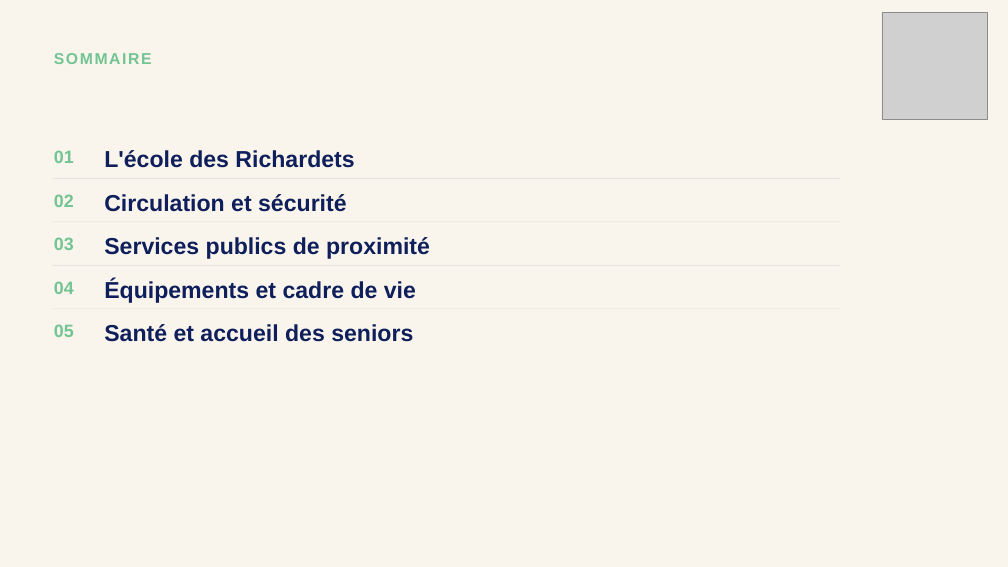
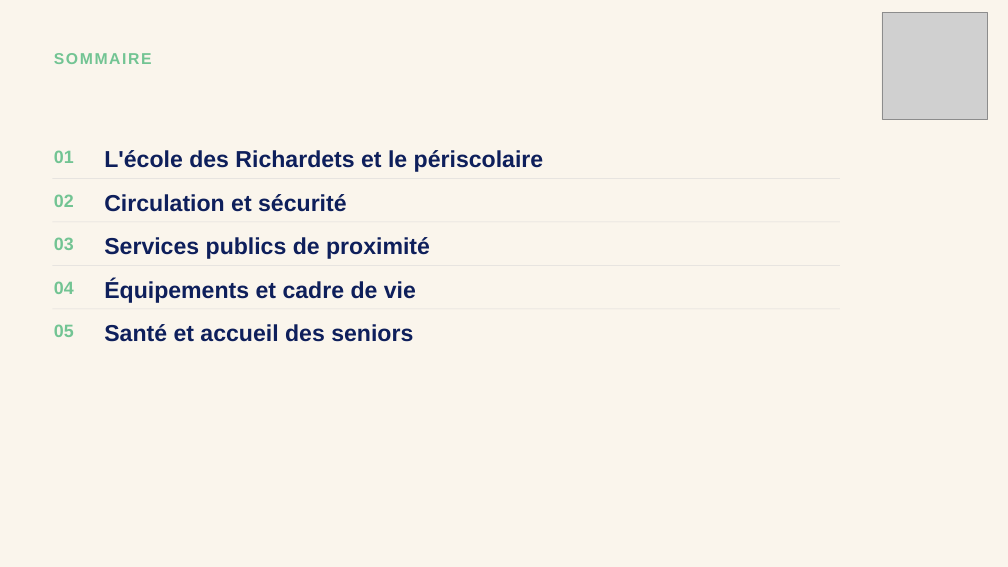
Before and after one commit to benjaminboussemart74-design/Operation_robespierre, a slide deck: slide 3 of reunion_richardets_2026-10-14/PPT_Richardets_V1.pptx (slide 2 before the commit). Drawn at 1008x567 pixels with LibreOffice and Linux fonts; fonts in the diff are those of the drawing; grey boxes stand for pictures. Boxes give left, top, right and bottom in pixels: in the first picture for what was removed or moved away, otherwise in the second. Text is boxed around its words. In the diff, an @@ line names an element or a change of style, - is before the commit and + after.

```diff
--- a/reunion_richardets_2026-10-14/PPT_Richardets_V1.pptx
+++ b/reunion_richardets_2026-10-14/PPT_Richardets_V1.pptx
@@ text at (104,150,544,172): text changed @@
-L'école des Richardets
+L'école des Richardets et le périscolaire
```
Also in this commit, not shown: 6 slides added, 2 other files.
